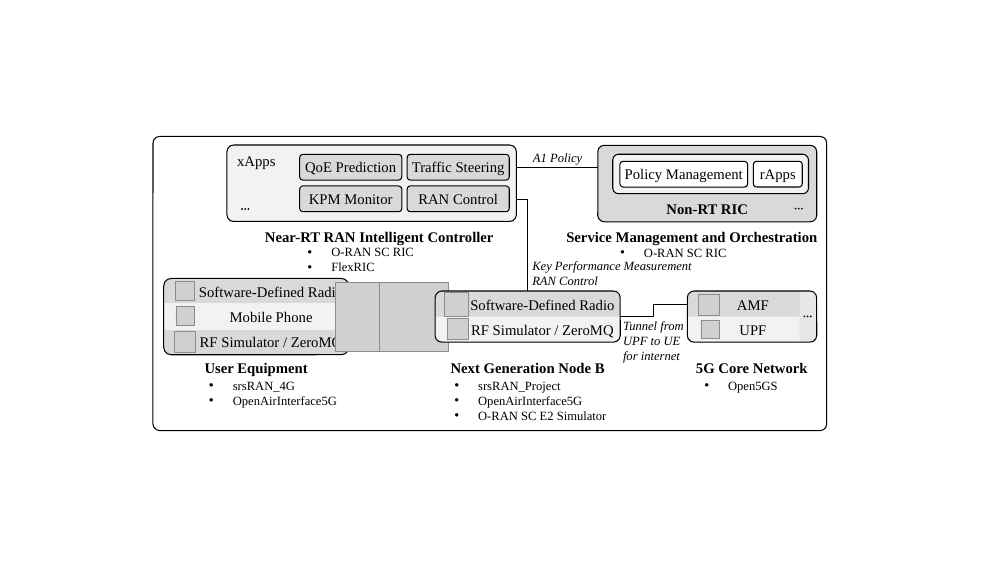
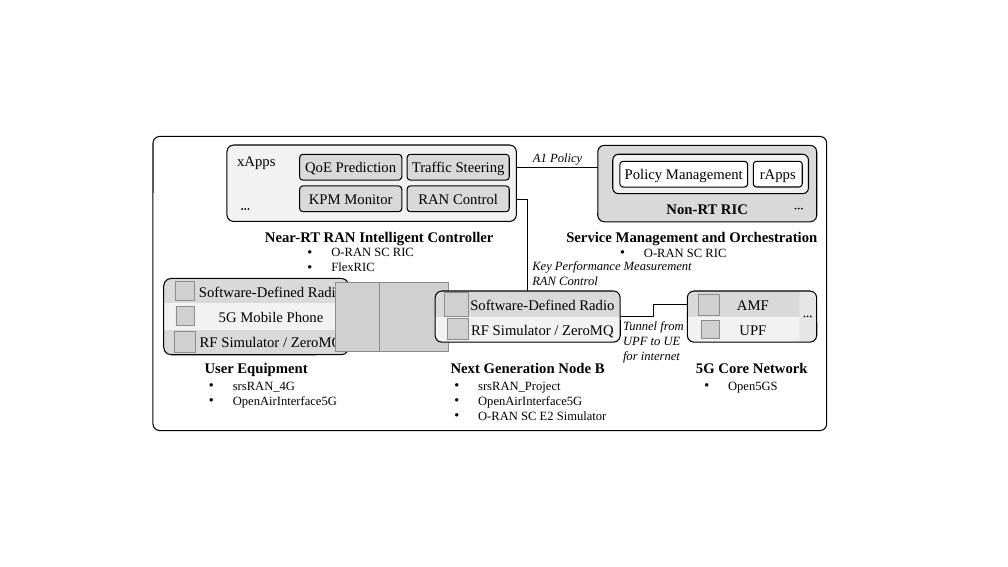
Before and after one commit to usnistgov/O-RAN-Testbed-Automation, a slide deck: slide 1 of RAN_Intelligent_Controllers/research/Diagrams.pptx. Drawn at 1008x567 pixels with LibreOffice and Linux fonts; fonts in the diff are those of the drawing; grey boxes stand for pictures. Boxes give left, top, right and bottom in pixels: in the first picture for what was removed or moved away, otherwise in the second. Text is boxed around its words. In the diff, an @@ line names an element or a change of style, - is before the commit and + after.

```diff
--- a/RAN_Intelligent_Controllers/research/Diagrams.pptx
+++ b/RAN_Intelligent_Controllers/research/Diagrams.pptx
@@ text at [219,311,324,322]: text changed @@
-Mobile Phone
+5G Mobile Phone
```
Also in this commit, not shown: 3 other slides changed, 51 other files.
